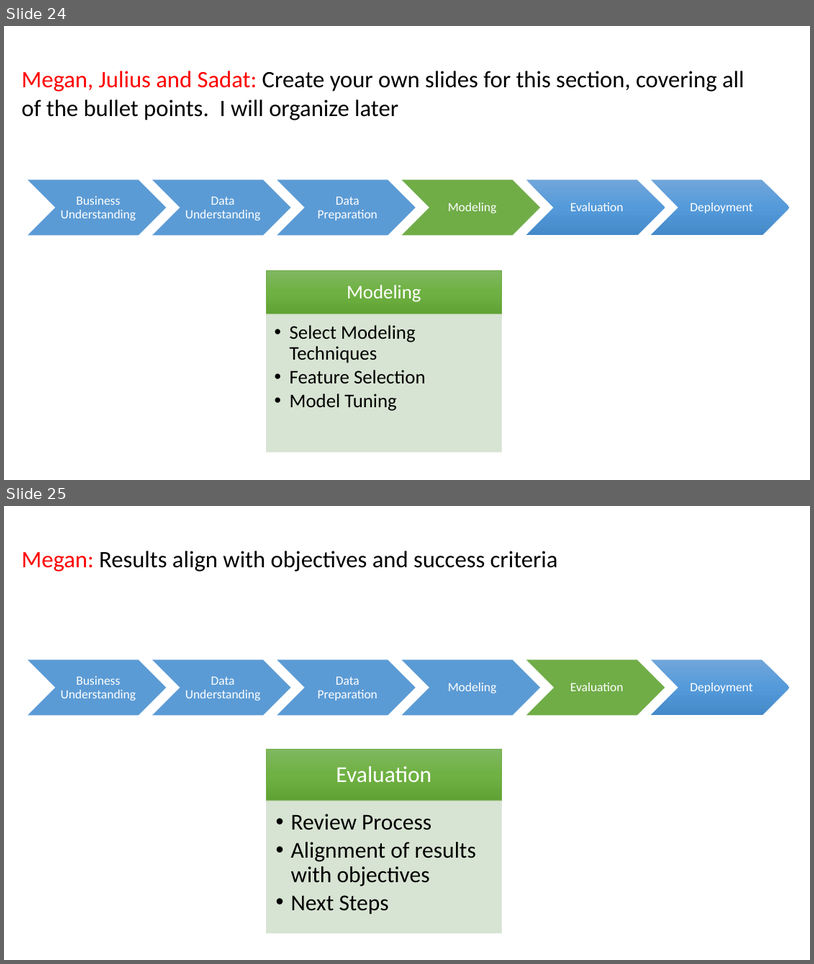
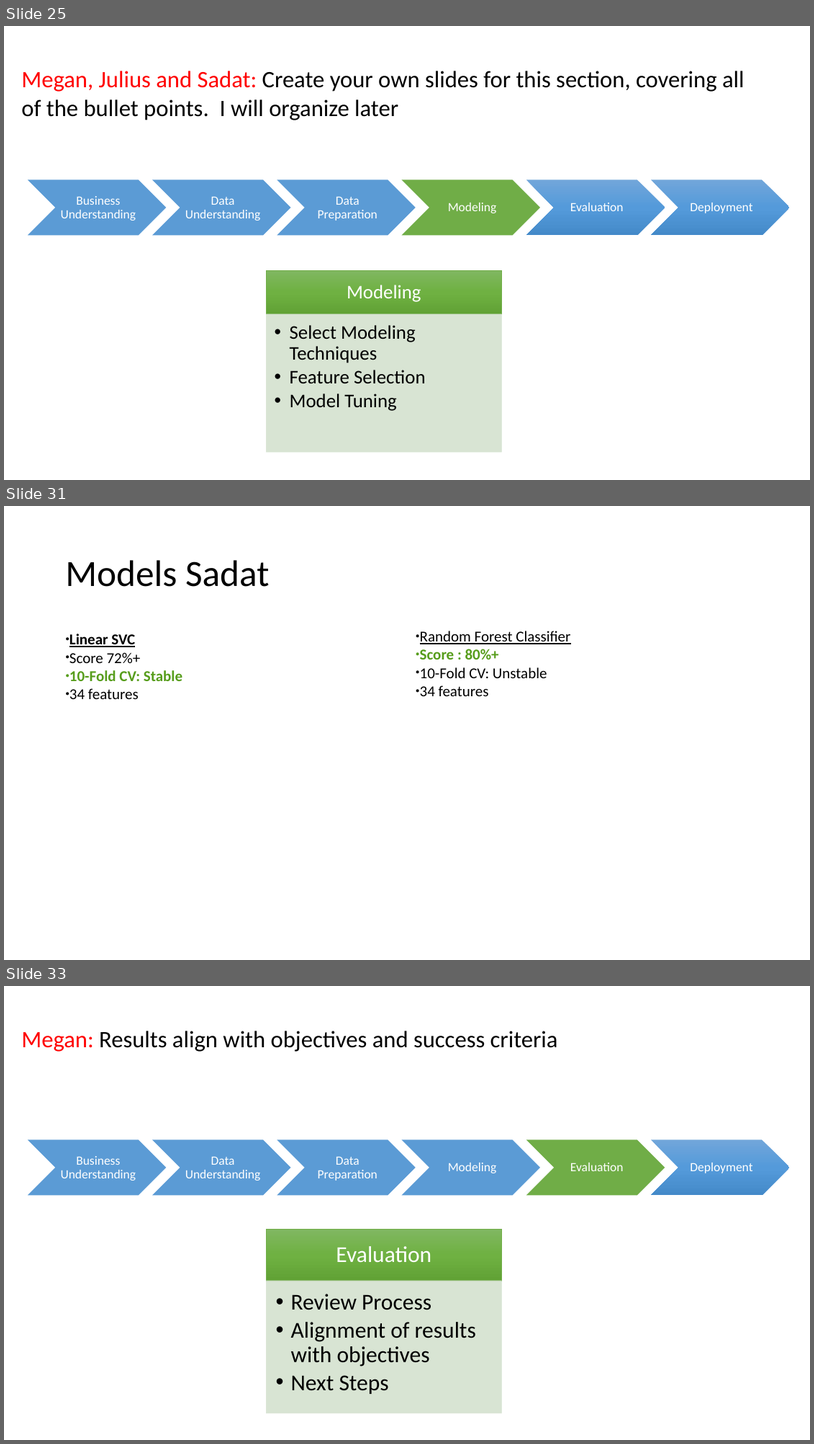
Before and after one commit to mGalarnyk/Machine_Learning_Froyo, a slide deck: Current_Powerpoint/Froyo_v2.pptx. Shown one above the other, each under a label of ours: slides 24 and 25 before the commit, slides 25, 31 and 33 after it; the slides between them are not shown. The pictures are 814x964 and 814x1444 pixels, drawn with LibreOffice and Linux fonts; fonts in the diff are those of the drawing. Boxes give left, top, right and bottom in pixels: in the first picture for what was removed or moved away, otherwise in the second. Text is boxed around its words. In the diff, an @@ line names an element or a change of style, - is before the commit and + after.

Commit message:
sadat

```diff
--- a/Current_Powerpoint/Froyo_v2.pptx
+++ b/Current_Powerpoint/Froyo_v2.pptx
@@ slide 31 added at (x1=4, y1=506, x2=810, y2=960), background #FFFFFF @@
@@ text added at (x1=65, y1=560, x2=269, y2=587), 44 pt, text #000000 @@
+Models Sadat
@@ text added at (x1=70, y1=633, x2=183, y2=699), 18 pt, text #000000, bold @@
+● Linear SVC
+● Score 72%+
+● 10-Fold CV: Stable
+● 34 features
@@ text added at (x1=420, y1=631, x2=571, y2=696), 18 pt, text #000000 @@
+● Random Forest Classifier
+● Score : 80%+
+● 10-Fold CV: Unstable
+● 34 features
@@ what was slide 24 is now slide 25 @@
@@ what was slide 25 is now slide 33 @@
```
Also in this commit, not shown: 7 other slides added, 1 other file.
